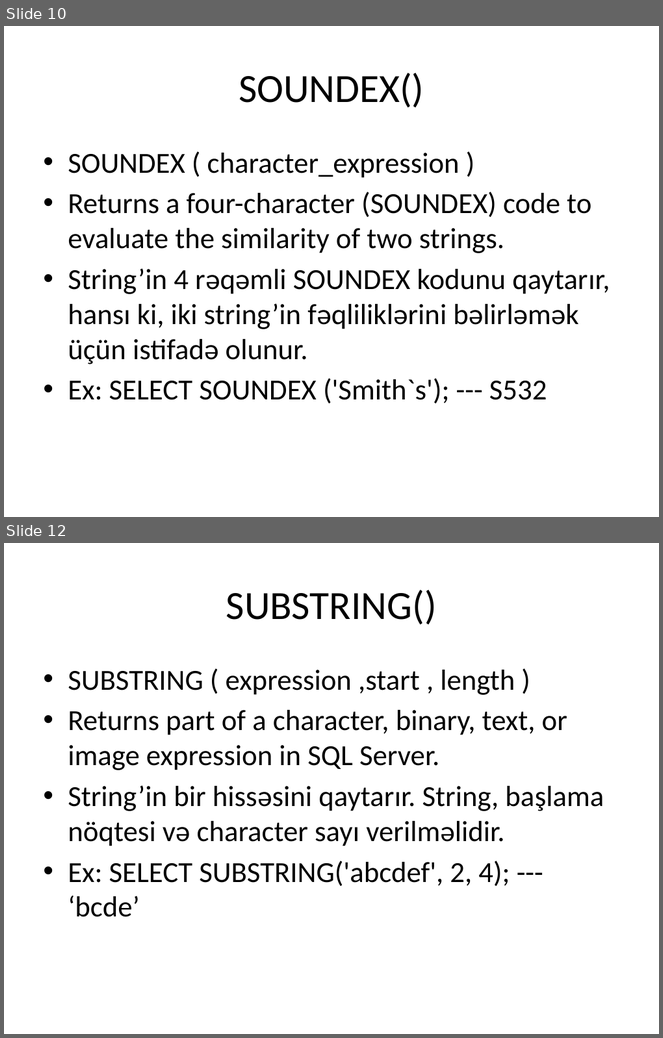
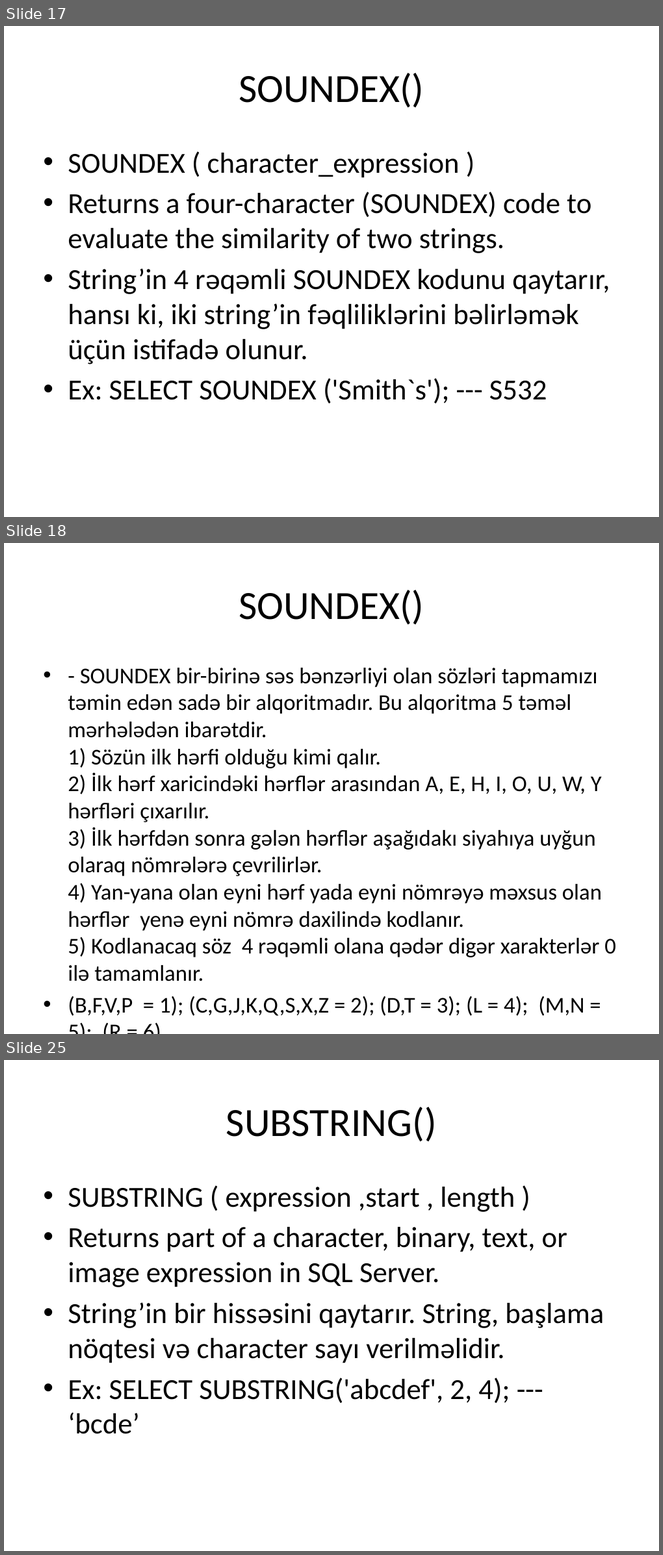
Before and after one commit to s-jamal/P202-25.04.2017, a slide deck: sql string functions.pptx. Shown one above the other, each under a label of ours: slides 10 and 12 before the commit, slides 17, 18 and 25 after it; the slides between them are not shown. The pictures are 663x1038 and 663x1555 pixels, drawn with LibreOffice and Linux fonts; fonts in the diff are those of the drawing. Boxes give left, top, right and bottom in pixels: in the first picture for what was removed or moved away, otherwise in the second. Text is boxed around its words. In the diff, an @@ line names an element or a change of style, - is before the commit and + after.

```diff
--- a/sql string functions.pptx
+++ b/sql string functions.pptx
@@ slide 18 added at (4, 543, 659, 1034), background #FFFFFF @@
@@ title added at (239, 590, 424, 625), 44 pt, text #000000 @@
+SOUNDEX()
@@ text added at (68, 668, 616, 1016), 24.8 pt, text #000000 @@
+• - SOUNDEX bir-birinə səs bənzərliyi olan sözləri tapmamızı təmin edən sadə bir alqoritmadır. Bu alqoritma 5 təməl mərhələdən ibarətdir.
+  1) Sözün ilk hərfi olduğu kimi qalır.
+  2) İlk hərf xaricindəki hərflər arasından A, E, H, I, O, U, W, Y hərfləri çıxarılır.
+  3) İlk hərfdən sonra gələn hərflər aşağıdakı siyahıya uyğun olaraq nömrələrə çevrilirlər.
+  4) Yan-yana olan eyni hərf yada eyni nömrəyə məxsus olan hərflər yenə eyni nömrə daxilində kodlanır.
+  5) Kodlanacaq söz 4 rəqəmli olana qədər digər xarakterlər 0 ilə tamamlanır.
+• (B,F,V,P = 1); (C,G,J,K,Q,S,X,Z = 2); (D,T = 3); (L = 4); (M,N = 5); (R = 6).
@@ what was slide 10 is now slide 17 @@
@@ what was slide 12 is now slide 25 @@
```
Also in this commit, not shown: 3 slides changed, 12 other slides added, 1 other file.
